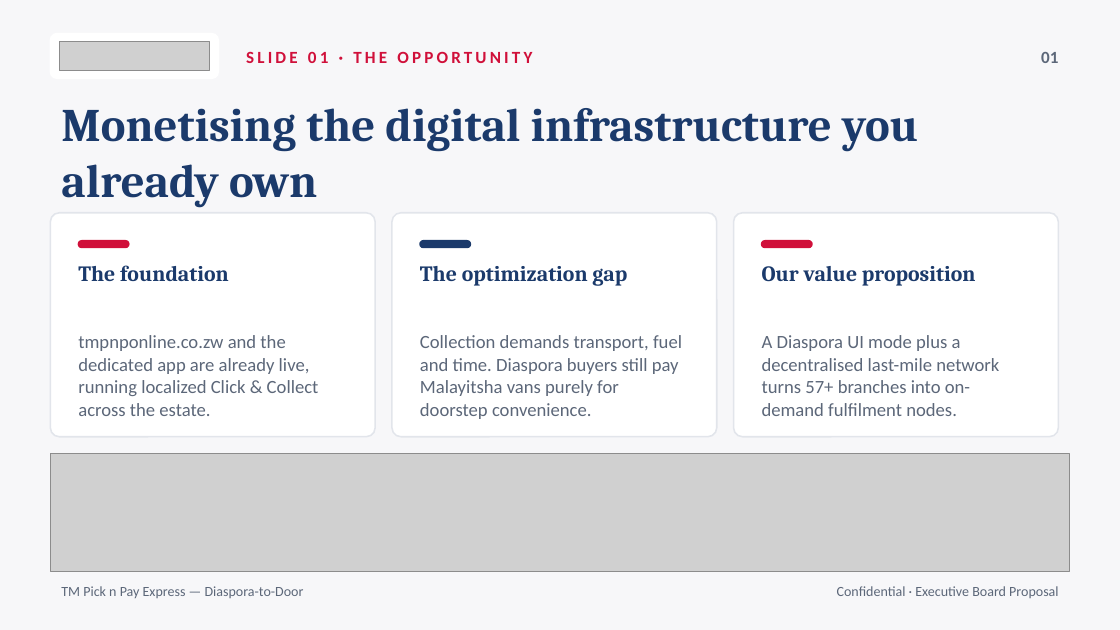
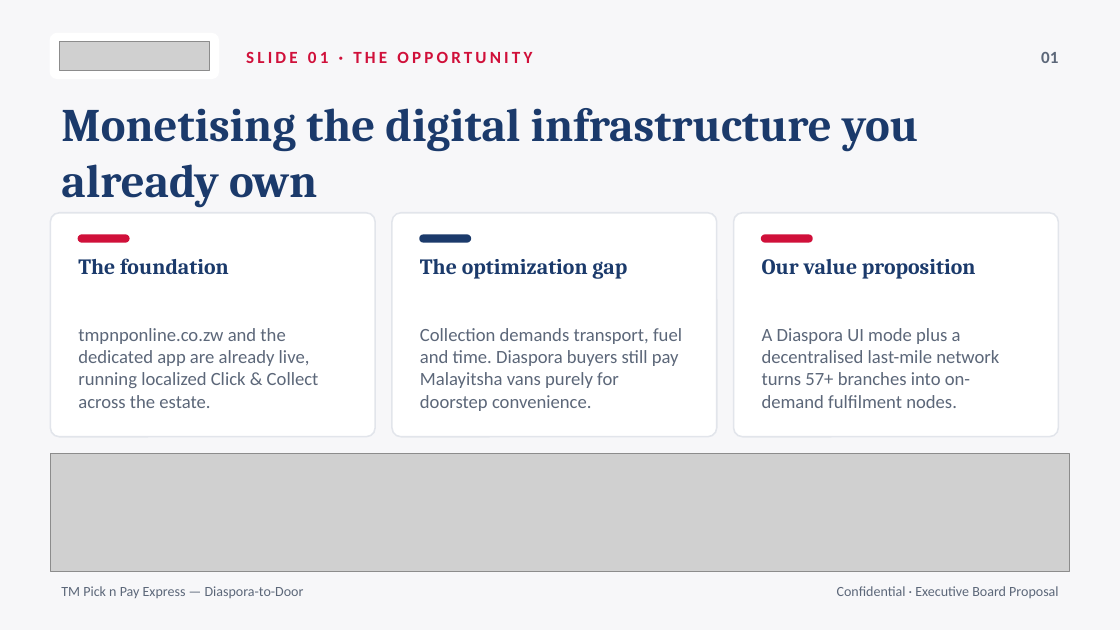
Before and after one commit to gugunyathi/retail-bridge, a slide deck: slide 2 of public/TM-Pick-n-Pay-Express.pptx. Drawn at 1120x630 pixels with LibreOffice and Linux fonts; fonts in the diff are those of the drawing; grey boxes stand for pictures. Boxes give left, top, right and bottom in pixels: in the first picture for what was removed or moved away, otherwise in the second. Text is boxed around its words. In the diff, an @@ line names an element or a change of style, - is before the commit and + after.

```diff
--- a/public/TM-Pick-n-Pay-Express.pptx
+++ b/public/TM-Pick-n-Pay-Express.pptx
@@ 3 texts, 3 rounded rectangles: place and size @@
-3 texts, 3 rounded rectangles at box(78, 241, 975, 286)
+3 texts, 3 rounded rectangles at box(78, 235, 975, 279)
@@ text "tmpnponline.co.zw and the dedicated app ...": place and size @@
-text "tmpnponline.co.zw and the dedicated app ..." at box(78, 335, 319, 416)
+text "tmpnponline.co.zw and the dedicated app ..." at box(78, 328, 319, 408)
@@ text "Collection demands transport, fuel and ...": place and size @@
-text "Collection demands transport, fuel and ..." at box(420, 335, 682, 419)
+text "Collection demands transport, fuel and ..." at box(420, 328, 682, 411)
@@ text "A Diaspora UI mode plus ...": place and size @@
-text "A Diaspora UI mode plus ..." at box(762, 335, 999, 416)
+text "A Diaspora UI mode plus ..." at box(762, 328, 999, 408)
```
Also in this commit, not shown: 8 other slides changed, 2 slides added, 2 other files.
